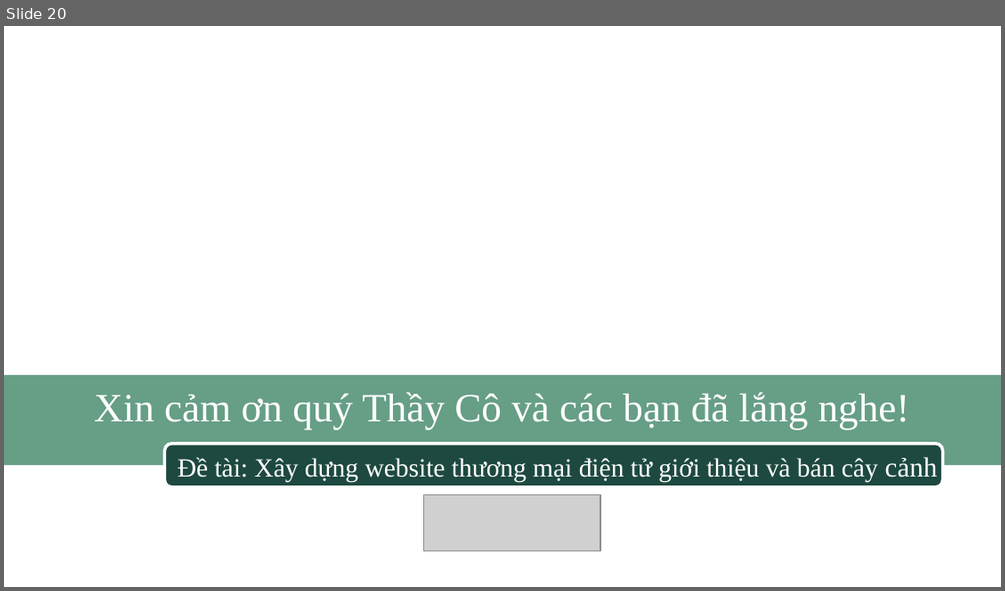
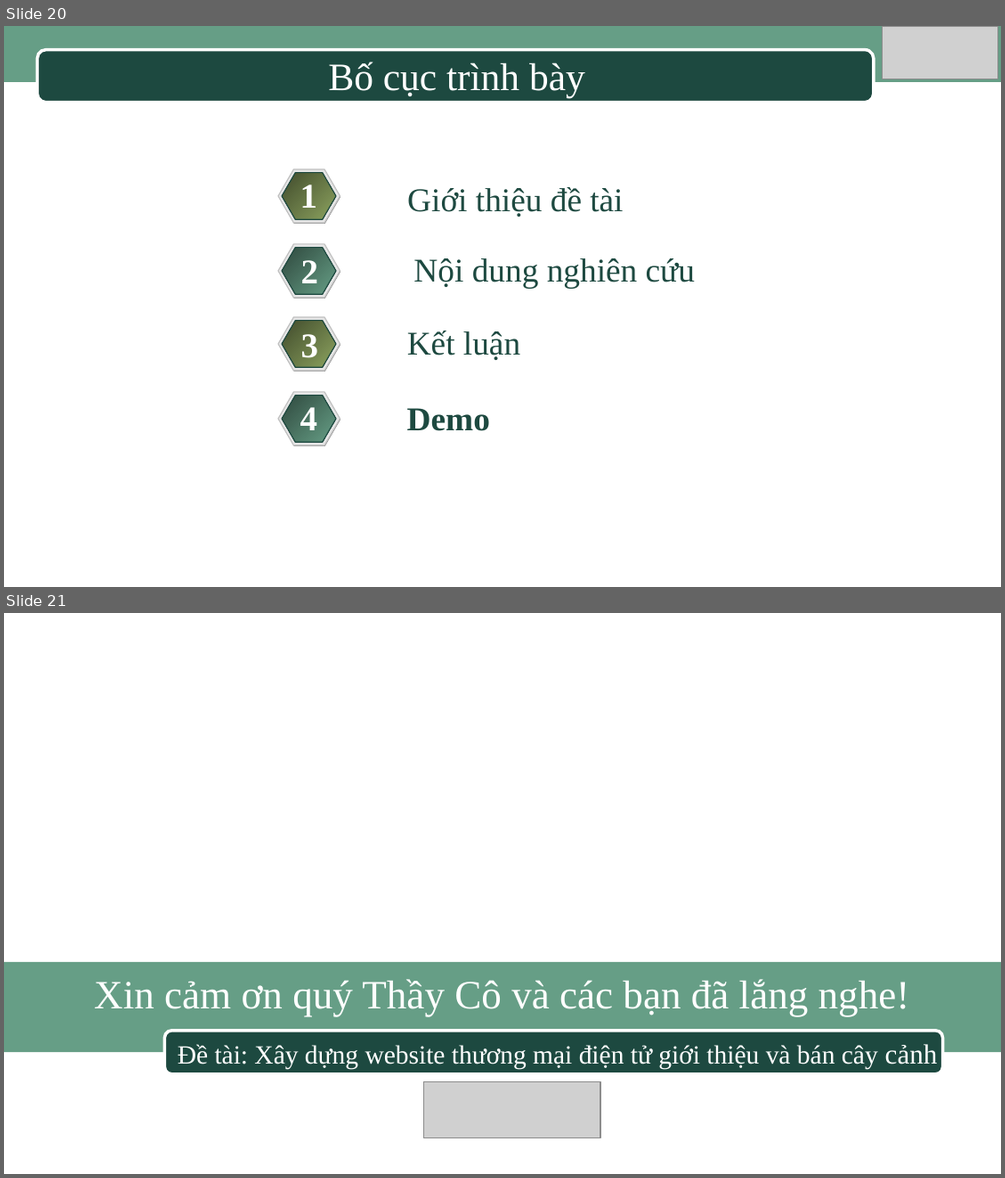
Before and after one commit to HuynhHueTruc/LuanVanTinHocUngDung, a slide deck: Slide_Bao_cao_luan_Van.ppt. Shown one above the other, each under a label of ours: slide 20 before the commit, slides 20 and 21 after it. The pictures are 1005x591 and 1005x1178 pixels, drawn with LibreOffice and Linux fonts; fonts in the diff are those of the drawing; grey boxes stand for pictures; background and template pictures are left out. Boxes give left, top, right and bottom in pixels: in the first picture for what was removed or moved away, otherwise in the second. Text is boxed around its words. In the diff, an @@ line names an element or a change of style, - is before the commit and + after.

```diff
--- a/Slide_Bao_cao_luan_Van.ppt
+++ b/Slide_Bao_cao_luan_Van.ppt
@@ slide 20 added at (x1=4, y1=26, x2=1001, y2=587), background #FFFFFF @@
@@ rectangle added at (x1=4, y1=26, x2=1001, y2=82), fill #669E86 @@
@@ rounded rectangle added at (x1=37, y1=50, x2=874, y2=103), fill #1D4940, outline #FFFFFF 2.24 pt @@
@@ picture added at (x1=882, y1=26, x2=998, y2=79) @@
@@ text added at (x1=893, y1=48, x2=1001, y2=83), 15 pt, text #FFFFFF, bold @@
+LOGO
@@ title added at (x1=328, y1=62, x2=585, y2=98), 28 pt, text #FFFFFF @@
+Bố cục trình bày
@@ hexagon added at (x1=278, y1=169, x2=340, y2=224), fill #E6E6E6, outline #C0C0C0 0.74 pt @@
@@ hexagon added at (x1=279, y1=170, x2=341, y2=224), fill #808080 @@
@@ hexagon added at (x1=282, y1=173, x2=336, y2=219), fill gradient #414B2C to #8CA35F, outline #1D4940 0.74 pt @@
@@ text added at (x1=300, y1=184, x2=317, y2=208), 25 pt, text #FFFFFF, bold @@
+1
@@ text added at (x1=407, y1=187, x2=623, y2=216), 24 pt, text #1D4940 @@
+Giới thiệu đề tài
@@ hexagon added at (x1=278, y1=244, x2=340, y2=298), fill #E6E6E6, outline #C0C0C0 0.74 pt @@
@@ hexagon added at (x1=279, y1=245, x2=341, y2=299), fill #808080 @@
@@ hexagon added at (x1=282, y1=248, x2=336, y2=294), fill gradient #2F493E to #669E86, outline #1D4940 0.74 pt @@
@@ text added at (x1=301, y1=260, x2=318, y2=283), 25 pt, text #FFFFFF, bold @@
+2
@@ text added at (x1=413, y1=258, x2=695, y2=288), 24 pt, text #1D4940 @@
+Nội dung nghiên cứu
@@ hexagon added at (x1=278, y1=317, x2=340, y2=371), fill #E6E6E6, outline #C0C0C0 0.74 pt @@
@@ hexagon added at (x1=279, y1=318, x2=341, y2=372), fill #808080 @@
@@ hexagon added at (x1=282, y1=320, x2=336, y2=367), fill gradient #414B2C to #8CA35F, outline #1D4940 0.74 pt @@
@@ text added at (x1=301, y1=334, x2=318, y2=358), 25 pt, text #FFFFFF, bold @@
+3
@@ text added at (x1=407, y1=330, x2=520, y2=360), 24 pt, text #1D4940 @@
+Kết luận
@@ hexagon added at (x1=278, y1=392, x2=340, y2=446), fill #E6E6E6, outline #C0C0C0 0.74 pt @@
@@ hexagon added at (x1=279, y1=393, x2=341, y2=447), fill #808080 @@
@@ hexagon added at (x1=282, y1=394, x2=336, y2=442), fill gradient #2F493E to #669E86, outline #1D4940 0.74 pt @@
@@ text added at (x1=300, y1=407, x2=317, y2=430), 25 pt, text #FFFFFF, bold @@
+4
@@ text added at (x1=407, y1=408, x2=490, y2=431), 24 pt, text #1D4940, bold @@
+Demo
@@ what was slide 20 is now slide 21 @@
```
Also in this commit, not shown: 7 slides changed, 3 other files.
